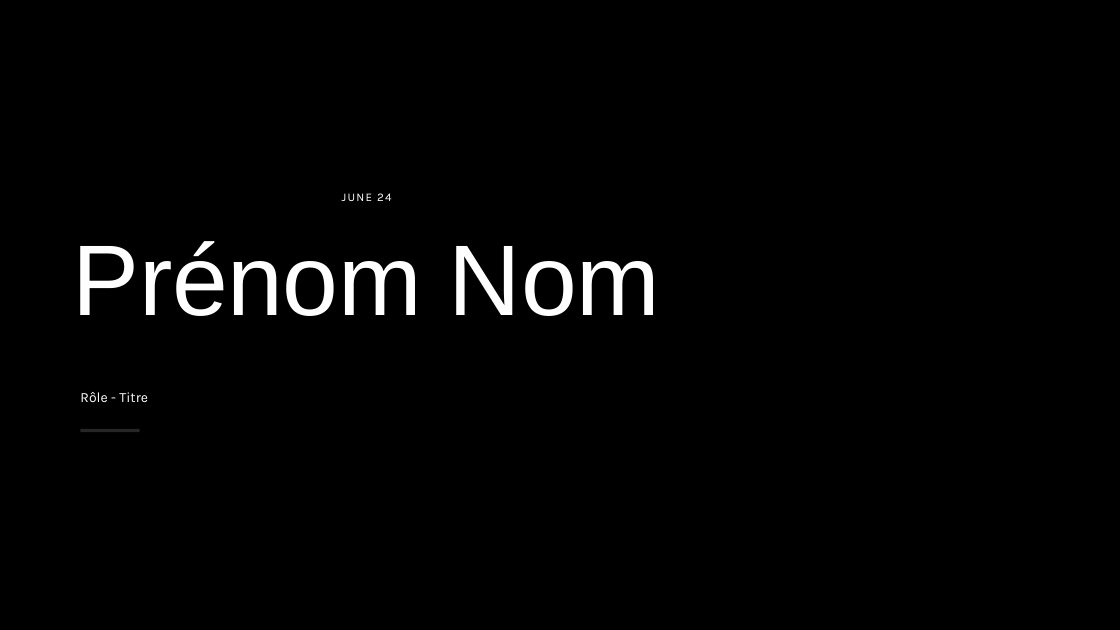
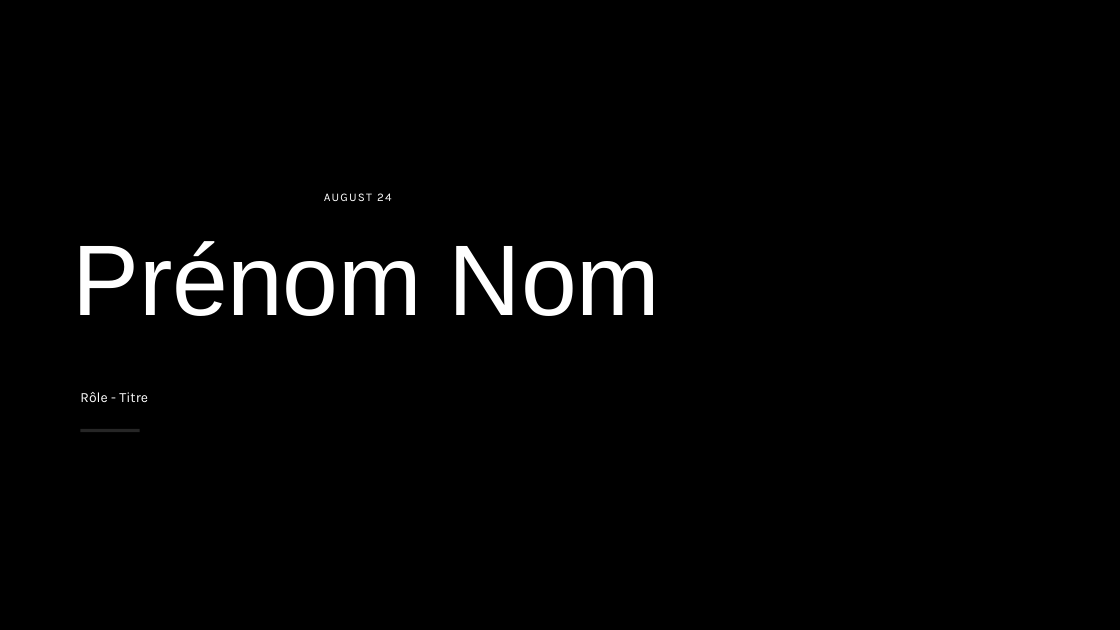
Before and after one commit to antoinebarbier022/cv-generator-tauri, a slide deck: slide 1 of src-tauri/resources/CV_Nom_Prenom_Capability.pptx. Drawn at 1120x630 pixels with LibreOffice and Linux fonts; fonts in the diff are those of the drawing; background and template pictures are left out. Boxes give left, top, right and bottom in pixels: in the first picture for what was removed or moved away, otherwise in the second. Text is boxed around its words. In the diff, an @@ line names an element or a change of style, - is before the commit and + after.

```diff
--- a/src-tauri/resources/CV_Nom_Prenom_Capability.pptx
+++ b/src-tauri/resources/CV_Nom_Prenom_Capability.pptx
@@ text at box(324, 193, 391, 201): text changed @@
-JUNE 24
+AUGUST 24
```
Also in this commit, not shown: 2 other slides changed, 1 other file.
